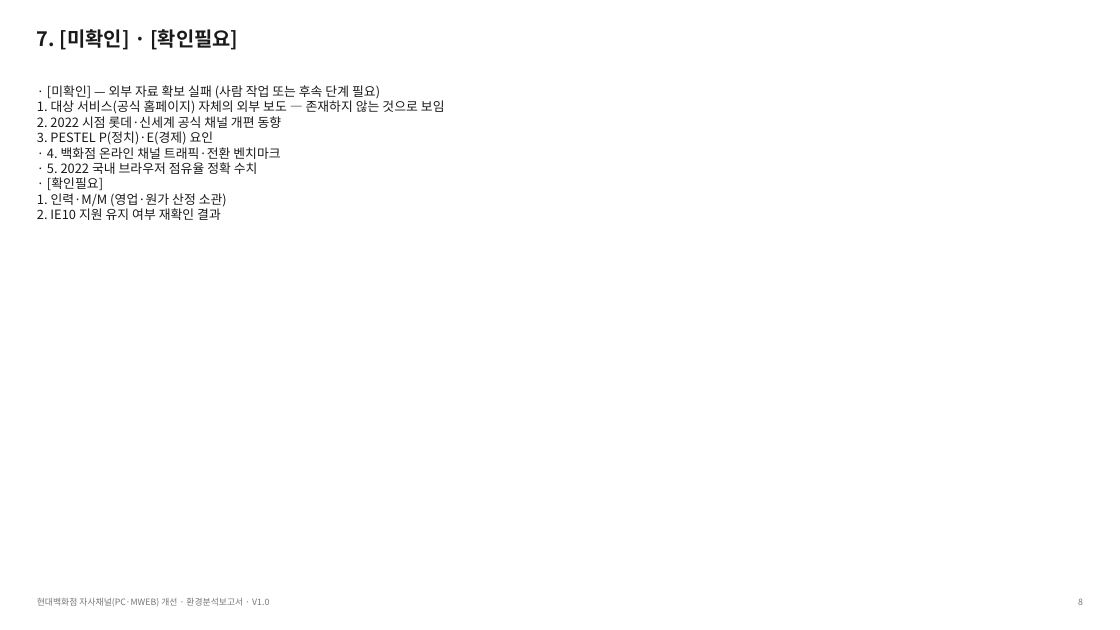
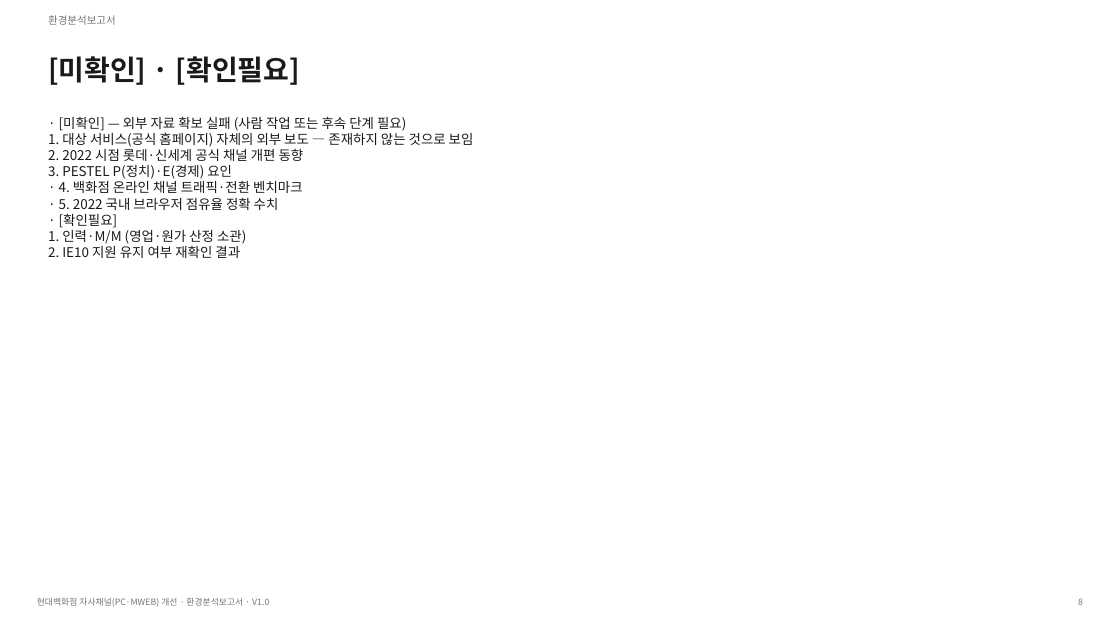
Before and after one commit to ddond-cmyk/ossp-sim-viewer, a slide deck: slide 9 of native/HDDS_환경분석보고서_V1.0.pptx. Drawn at 1120x630 pixels with LibreOffice and Linux fonts; fonts in the diff are those of the drawing. Boxes give left, top, right and bottom in pixels: in the first picture for what was removed or moved away, otherwise in the second. Text is boxed around its words. In the diff, an @@ line names an element or a change of style, - is before the commit and + after.

Commit message:
뷰어 갱신 — 제안서 서식 · 뷰어 개편

```diff
--- a/native/HDDS_환경분석보고서_V1.0.pptx
+++ b/native/HDDS_환경분석보고서_V1.0.pptx
@@ text added at (48,15,116,25), 9 pt, text #767676 @@
+환경분석보고서
@@ text at (48,56,300,85): text changed; size 17 to 24 pt @@
-7. [미확인] · [확인필요]
+[미확인] · [확인필요]
@@ text "· [미확인] — 외부 자료 ...": place and size @@
-text "· [미확인] — 외부 자료 ..." at (37,85,445,220)
+text "· [미확인] — 외부 자료 ..." at (48,116,474,258)
@@ text "· [미확인] — 외부 자료 ..." at (48,116,474,258): size 11 to 11.5 pt @@
```
Also in this commit, not shown: 6 other slides changed, 59 other files.
